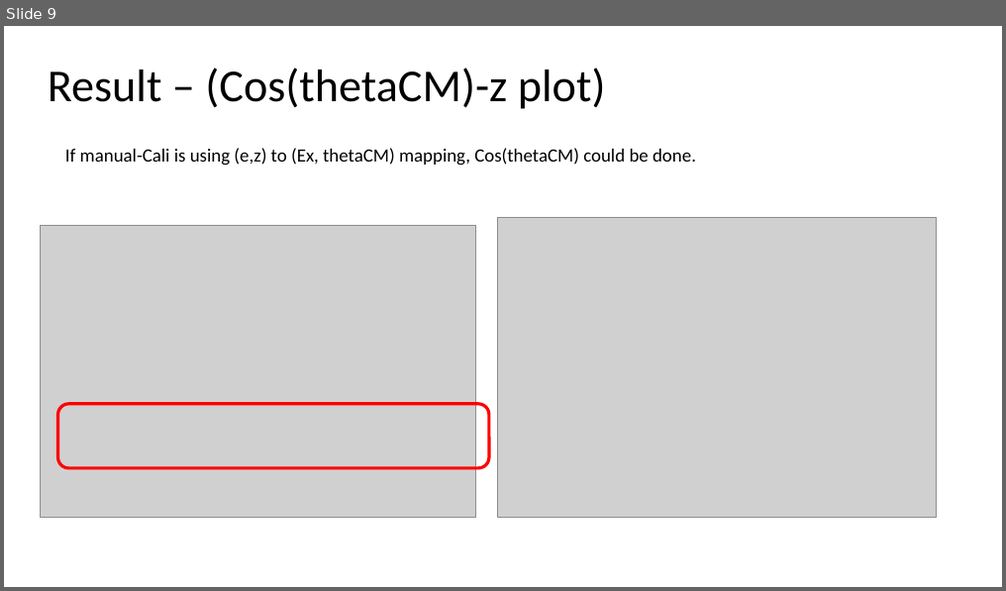
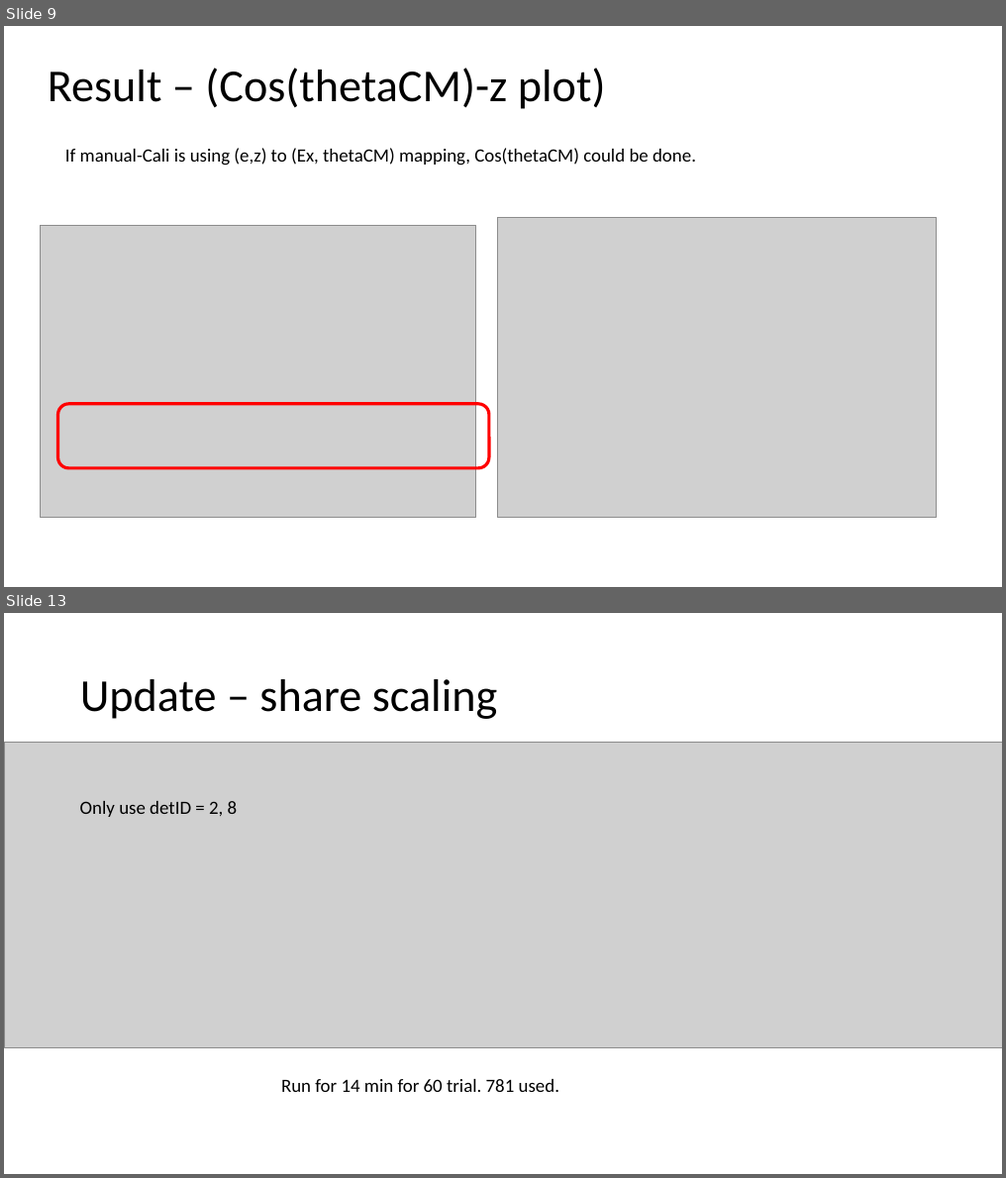
Before and after one commit to goluckyryan/HELIOS, a slide deck: Calibration/autoCali/documents/HELIOS AutoCalibration.pptx. Shown one above the other, each under a label of ours: slide 9 before the commit, slides 9 and 13 after it; the slides between them are not shown. The pictures are 1006x591 and 1006x1178 pixels, drawn with LibreOffice and Linux fonts; fonts in the diff are those of the drawing; grey boxes stand for pictures. Boxes give left, top, right and bottom in pixels: in the first picture for what was removed or moved away, otherwise in the second. Text is boxed around its words. In the diff, an @@ line names an element or a change of style, - is before the commit and + after.

```diff
--- a/Calibration/autoCali/documents/HELIOS AutoCalibration.pptx
+++ b/Calibration/autoCali/documents/HELIOS AutoCalibration.pptx
@@ slide 13 added at [4,613,1002,1174], background #FFFFFF @@
@@ title added at [80,679,497,719], 44 pt, text #000000 @@
+Update – share scaling
@@ picture added at [4,742,1002,1048] @@
@@ text added at [80,801,238,817], 18 pt, text #000000 @@
+Only use detID = 2, 8
@@ text added at [281,1079,559,1092], 18 pt, text #000000 @@
+Run for 14 min for 60 trial. 781 used.
```
Also in this commit, not shown: 5 slides changed, 1 other file.
